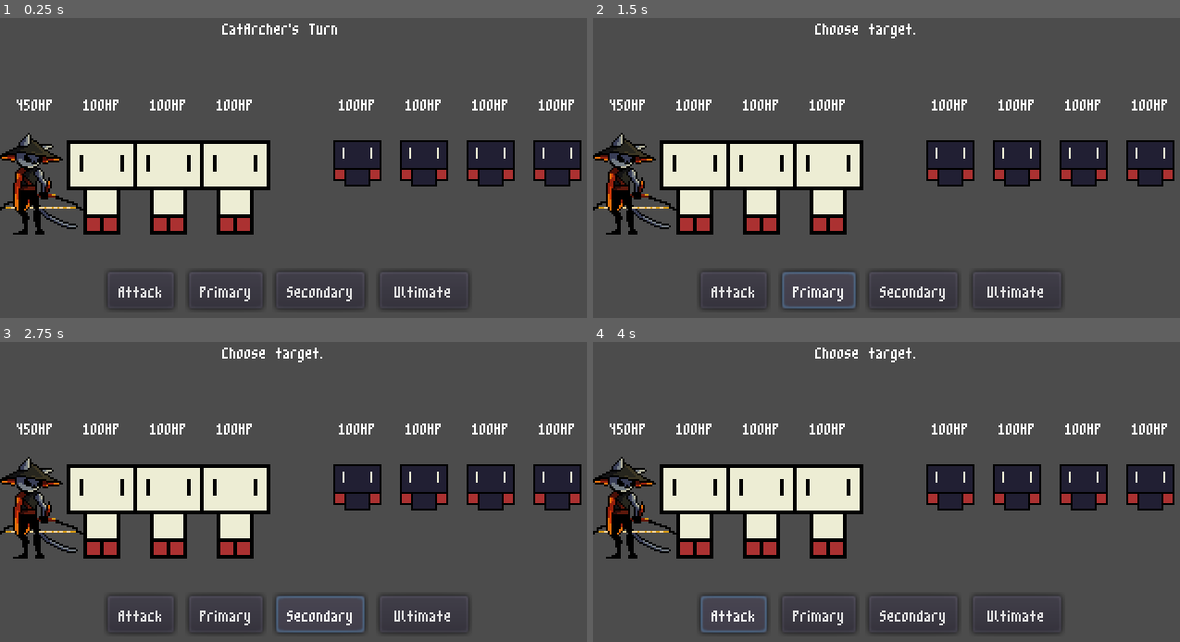
Above: before the commit, frames 1-4 (two rows, left to right).
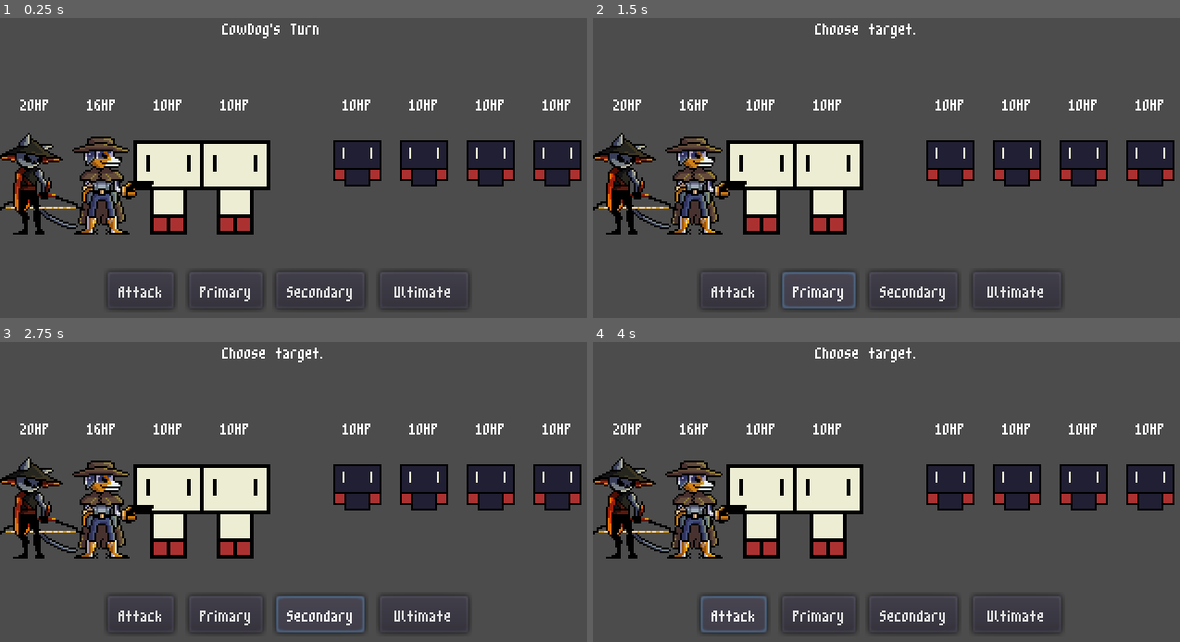
Above: after the commit, the same moments.

Repository: itsdotnickscott/animal-game
Game: Godot game, scene res://Battle.tscn
The game is run twice, just before and just after one commit, with the same random seed, the same clock (stepped at 60 frames per second) and the same inputs.
Inputs:
- Up to frame 1 (0.25 s): no input
- Up to frame 2 (1.5 s): click "Attack" at 0.5 s; click "Primary" at 1.25 s
- Up to frame 3 (2.75 s): click "Secondary" at 2 s
- Up to frame 4 (4 s): click "Ultimate" at 2.75 s; click "Attack" at 3.5 s

The runs differ from the first frame. In frame 1, 3.8% of the frame differs, in the area x 2-98%, y 1-73%; in frame 2, 3.5%; in frame 3, 3.5%; in frame 4, 3.5%.

Commit message:
Accuracy and Cow Dog work

Diff:
--- a/Battle.gd
+++ b/Battle.gd
@@ -23,8 +23,8 @@
 	# Group: "player"
 	$Character1.init("SampleCharacter")
 	$Character2.init("SampleCharacter")
-	$Character3.init("SampleCharacter")
-	$Character4.init("CatArcher")
+	$Character3.init("CowDog")
+	$Character4.init("FireCat")
 
 	# Group: "enemy"
 	$Enemy1.init("SampleEnemy")
@@ -69,6 +69,7 @@
 
 
 func next_turn():
+	# Start a new round if all heroes have taken a turn
 	if t_num == initiative.size() - 1:
 		round_start()
 		return
@@ -112,22 +113,68 @@
 	if target == null:
 		pass
 
-	target.take_damage(move.val)
-
-	# used for battle log
-	print(getRoundTurnString(), initiative[t_num].hero.name + " dealt " + move.val as String + " damage to " + target.name)
-
-	if "debuff" in move:
-		if move.debuff != null:
-			target.apply_status(move.debuff)
+	if ability_success(move):
+		target.take_damage(move.val)
+
+		# used for battle log
+		print(getRoundTurnString(), initiative[t_num].hero.name + " dealt " + move.val as String + " damage to " + target.name)
+
+		# If target loses all HP
+		if target.curr_hp <= 0:
+			kill_hero(target)
+
+			# used for battle log
+			print(getRoundTurnString(), target.name + " died")
+
+		if "debuff" in move:
+			if move.debuff != null:
+				target.apply_status(move.debuff)
 
 
 func execute_aoe(move):
 	for hero in enemy_team:
 		target = hero
+
 		execute_damage(move)
 
-		move.val = move.val * move.dmg_loss
+		if "dmg_loss" in move:
+			move.val = move.val * move.dmg_loss
+
+
+func ability_success(move):
+	if "check" in move:
+		var hit = false
+
+		# Check if ability requires a check on status effects to hit
+		for effect in target.status:
+			if effect.status == move.check:
+				hit = true
+
+		if !hit:
+			return false
+
+	# Roll for accuracy
+	var roll = rng.randf()
+	if roll > initiative[t_num].hero.acc:
+		# used for battle log
+		print(getRoundTurnString(), initiative[t_num].hero.name + " missed")
+
+		return false
+
+	return true
+
+
+func kill_hero(hero):
+	for roll in initiative:
+		if roll.hero == hero:
+			initiative.erase(roll)
+
+	if player_team.has(hero):
+		player_team.erase(hero)
+	else:
+		enemy_team.erase(hero)
+
+	hero.queue_free()
 
 
 func set_info(msg):
--- a/characters/Character.gd
+++ b/characters/Character.gd
@@ -53,9 +53,9 @@
 		if effect.turns == 0:
 			clear_status(effect)
 
-		if "effect" in effect:
-			if effect.effect == StatusEffect.BURN:
-				curr_hp = effect.val
+		if "status" in effect:
+			if effect.status == StatusEffect.BURN:
+				curr_hp -= effect.val
 
 				# used for battle log
 				print("[status] ", name + " was burned for " + effect.val as String + " damage")
@@ -67,18 +67,18 @@
 	if "dodge" in effect:
 		dodge += effect.dodge
 
-	if "effect" in effect:
-		if effect.effect == StatusEffect.BURN:
+	if "status" in effect:
+		if effect.status == StatusEffect.BURN:
 			curr_hp = effect.val
 
 			# used for battle log
-			print("[status] ", name + " is burned for " + effect.turns as String + " turns")
+			print("[status] ", name + " is burned")
 
 
 func clear_status(effect):
 	status.erase(effect)
 
-	if effect.dodge:
+	if "dodge" in effect:
 		dodge -= effect.dodge
 
-		print("cleared effect")
+	print("[status] ", name + "'s status effect has worn out")
--- /dev/null
+++ b/characters/CowDog.gd
@@ -0,0 +1,98 @@
+extends Character
+
+
+func load_stats():
+	name = "CowDog"
+
+	$Sprite.texture = preload("res://assets/cow_dog_64.png")
+	max_hp  = 16
+	atk     = 10
+	mag 	= 4
+	crit    = 0
+	acc     = 0.85
+	def     = 0
+	dodge   = 0
+	spd     = 5
+
+	curr_hp = max_hp
+	egy = 0
+	status = []
+
+	update_labels()
+
+
+func attack():
+	# Shoot your gun at one target for 120% ATK.
+	egy += 10
+
+	return {
+		"type": MoveType.DAMAGE,
+		"val": atk * 1.2,
+		"targ": "XXXX",
+	}
+
+
+func primary():
+	# Roll forward one space and throw a stun grenade for 75% MAG.
+	egy += 10
+
+	return {
+		"type": MoveType.DAMAGE,
+		"val": mag * 0.75,
+		"targ": "XXXX",
+		"debuff": apply_stun(),
+		"pos": 1,
+	}
+
+
+func secondary():
+	# Shoot a blast dealing 80% ATK to the first target and half that damage to the second.
+	# The blast sends CowDog backward two spaces.
+	egy += 10
+
+	return {
+		"type": MoveType.AOE,
+		"val": atk * 0.80,
+		"targ": "XX..",
+		"dmg_loss": 0.5,
+		"pos": -2,
+	}
+
+
+func ultimate():
+	# Fire your weapon randomly six times, dealing 75% ATK per bullet.
+	return {
+		"type": MoveType.DAMAGE,
+		"val": atk * 0.75,
+		"targ": "XXXX",
+		"shots": 6,
+	}
+
+
+func apply_stun():
+	# Stuns the target for 1 turn.
+	return {
+		"type": StatusType.DEBUFF,
+		"effect": StatusEffect.STUN,
+		"turns": 1,
+	}
+
+
+func update_labels():
+	.update_labels()
+
+
+func take_damage(val):
+	.take_damage(val)
+
+
+func start_turn():
+	.start_turn()
+
+
+func apply_status(effect):
+	.apply_status(effect)
+
+
+func clear_status(effect):
+	.clear_status(effect)
--- a/characters/CowboyDog.gd
+++ /dev/null
@@ -1,18 +0,0 @@
-extends Character
-
-
-func load_stats():
-	$Sprite.texture = preload("res://assets/cow_dog_64.png")
-	max_hp  = 100
-	atk     = 10
-	crit    = 1
-	acc     = 1
-	def     = 0
-	dodge   = 0
-	spd     = 0
-
-	curr_hp = max_hp
-	egy = 0
-	status = []
-
-	$HPLabel.text = max_hp as String + "HP"
--- a/characters/CatArcher.gd
+++ b/characters/FireCat.gd
@@ -6,11 +6,11 @@
 
 
 func load_stats():
-	name = "CatArcher"
+	name = "FireCat"
 
 	$Sprite.texture = preload("res://assets/fire_cat_64.png")
-	max_hp  = 450
-	atk     = 10
+	max_hp  = 20
+	atk     = 8
 	mag 	= 4
 	crit    = 0
 	acc     = 0.9
@@ -39,13 +39,13 @@
 
 
 func primary():
-	# Shoot a piercing arrow, dealing 75% ATK to the first enemy and losing 50% DMG
+	# Shoot a piercing arrow, dealing 50% ATK to the first enemy and losing 50% DMG
 	# for every other enemy.
 	egy += 10
 
 	return {
 		"type": MoveType.AOE,
-		"val": atk * 0.75,
+		"val": atk * 0.5,
 		"targ": "XXXX",
 		"dmg_loss": 0.5,
 		"debuff": apply_burn(),
@@ -84,10 +84,10 @@
 	if !on_fire:
 		return null
 
-	# Deals 15% MAG over 3 turns.
+	# Deals 75% MAG over 3 turns.
 	return {
 		"type": StatusType.DEBUFF,
-		"effect": StatusEffect.BURN,
+		"status": StatusEffect.BURN,
 		"val": mag * 0.25,
 		"turns": 3,
 	}
--- a/characters/SampleCharacter.gd
+++ b/characters/SampleCharacter.gd
@@ -3,10 +3,10 @@
 
 func load_stats():
 	$Sprite.texture = preload("res://assets/sample_character.png")
-	max_hp  = 100
-	atk     = 10
-	crit    = 1
-	acc     = 1
+	max_hp  = 10
+	atk     = 1
+	crit    = 0
+	acc     = 0.9
 	def     = 0
 	dodge   = 0
 	spd     = 0
--- a/characters/SampleEnemy.gd
+++ b/characters/SampleEnemy.gd
@@ -3,10 +3,10 @@
 
 func load_stats():
 	$Sprite.texture = preload("res://assets/sample_enemy.png")
-	max_hp  = 100
-	atk     = 10
-	crit    = 1
-	acc     = 1
+	max_hp  = 10
+	atk     = 1
+	crit    = 0
+	acc     = 0.9
 	def     = 0
 	dodge   = 0
 	spd     = 0
--- a/characters/constants/StatusEffect.gd
+++ b/characters/constants/StatusEffect.gd
@@ -2,5 +2,6 @@
 
 
 enum {
-	BURN
+	BURN,
+	STUN,
 }
